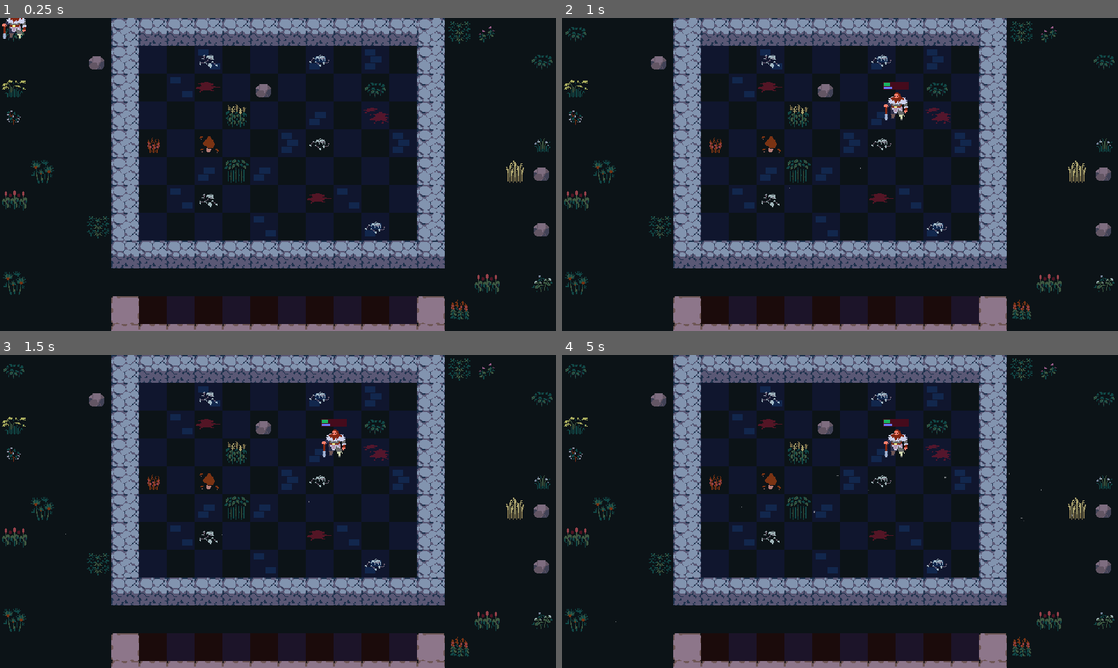
Above: before the commit, frames 1-4 (two rows, left to right).
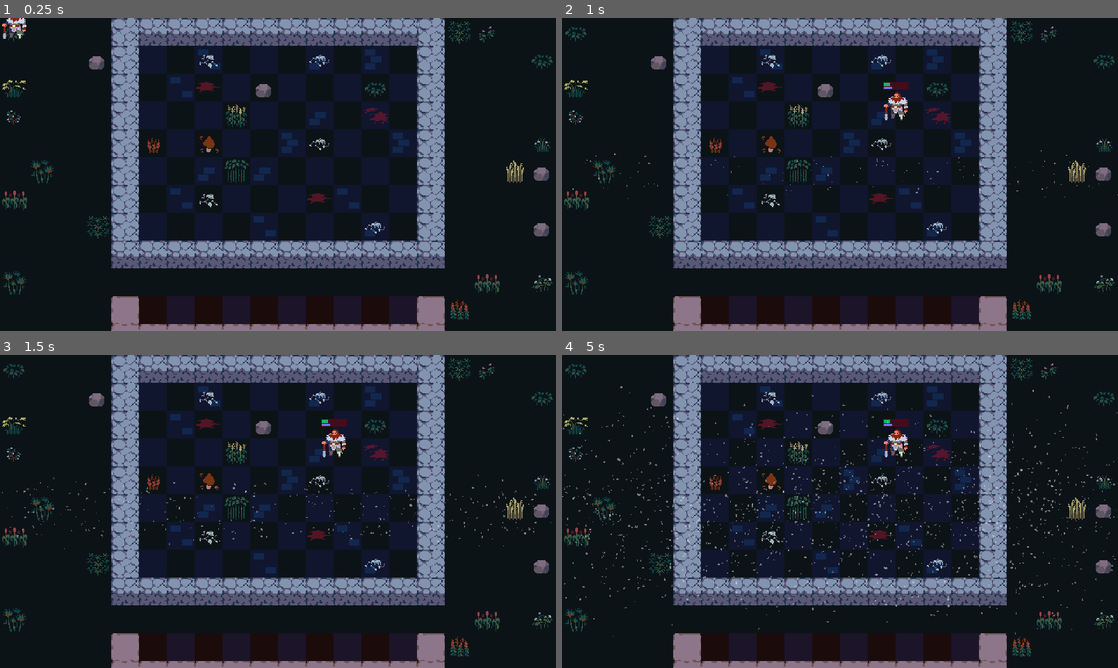
Above: after the commit, the same moments.

Repository: LexMalch/DuoGameJam
Game: Godot game, scene res://scenes/arena/arena.tscn
Two runs of this game, one before a commit and one after it. Both use one fixed random seed, a clock stepped at 60 frames per second and the inputs below.
Inputs (mouse positions are in pixels of both pictures, inside the frame that each line leads up to):
- Up to frame 1 (0.25 s): no input
- Up to frame 2 (1 s): drag from (573, 24) to (895, 105) at 0.52 s
- Up to frame 3 (1.5 s): drag from (166, 527) to (333, 442) at 1.27 s
- Up to frame 4 (5 s): move the mouse to (895, 442) at 2.02 s; press the mouse at (895, 442) at 2.03 s; release the mouse at (895, 442) at 2.75 s; drag from (812, 574) to (673, 464) at 2.77 s; move the mouse to (1006, 558) at 3.52 s; press the mouse at (1006, 558) at 3.53 s; release the mouse at (1006, 558) at 4.25 s; drag from (673, 464) to (895, 442) at 4.27 s

Frame 1 is identical in both runs. In frame 2, less than 0.1% of the frame differs, in the area x 1-100%, y 42-58%; in frame 3, 0.3%; in frame 4, 1.4%, in the area x 0-100%, y 10-90%.

Commit message:
Update arena.tscn

Diff:
--- a/scenes/arena/arena.tscn
+++ b/scenes/arena/arena.tscn
@@ -51,7 +51,7 @@
 [node name="DustParticles" type="GPUParticles2D" parent="Visuals"]
 z_index = 99
 position = Vector2(320, 180)
-amount = 20
+amount = 2000
 texture = ExtResource("2_8trdl")
 lifetime = 5.92
 process_material = SubResource("ParticleProcessMaterial_asdgj")
